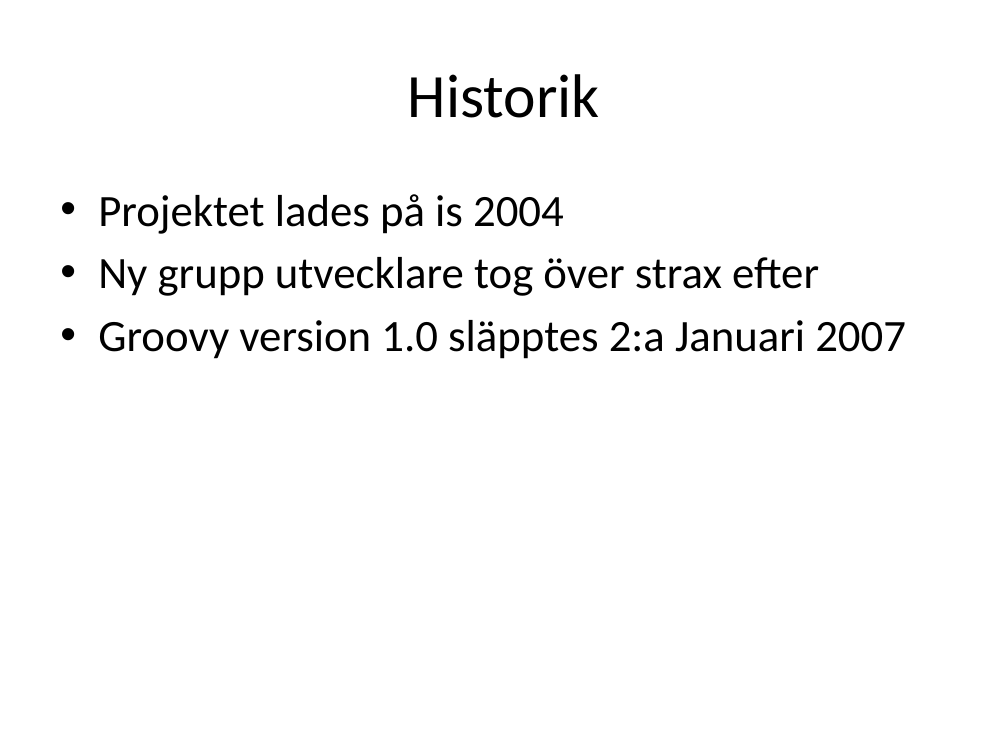
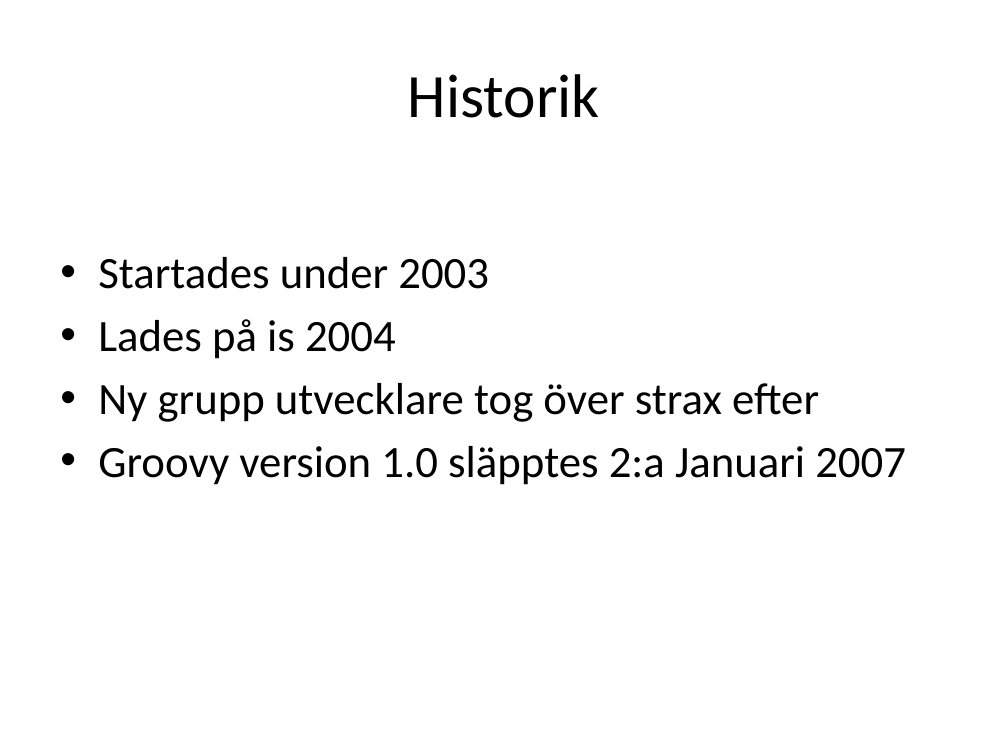
Before and after one commit to me97esn/groovyseminarium, a slide deck: slide 2 of groovyseminarie/dokument/groovyseminarium_source.pptx (slide 3 before the commit). Drawn at 1008x756 pixels with LibreOffice and Linux fonts; fonts in the diff are those of the drawing. Boxes give left, top, right and bottom in pixels: in the first picture for what was removed or moved away, otherwise in the second. Text is boxed around its words. In the diff, an @@ line names an element or a change of style, - is before the commit and + after.

Commit message:
lagt till lite text

```diff
--- a/groovyseminarie/dokument/groovyseminarium_source.pptx
+++ b/groovyseminarie/dokument/groovyseminarium_source.pptx
@@ text at box(98, 257, 489, 359): text changed @@
-• Projektet lades på is 2004
+• Startades under 2003
+• Lades på is 2004
```
Also in this commit, not shown: 1 other slide changed, 6 slides added, 1 slide removed.
